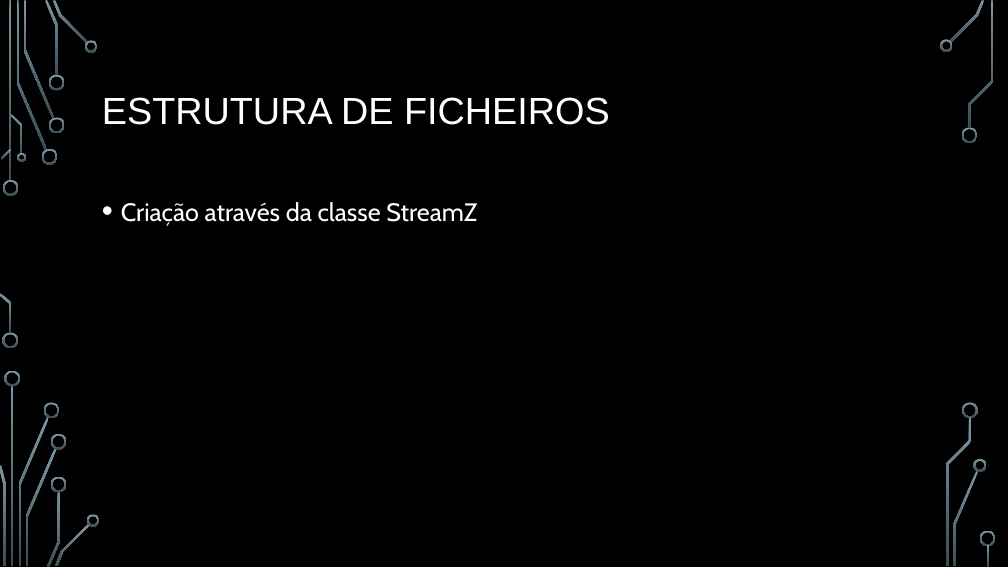
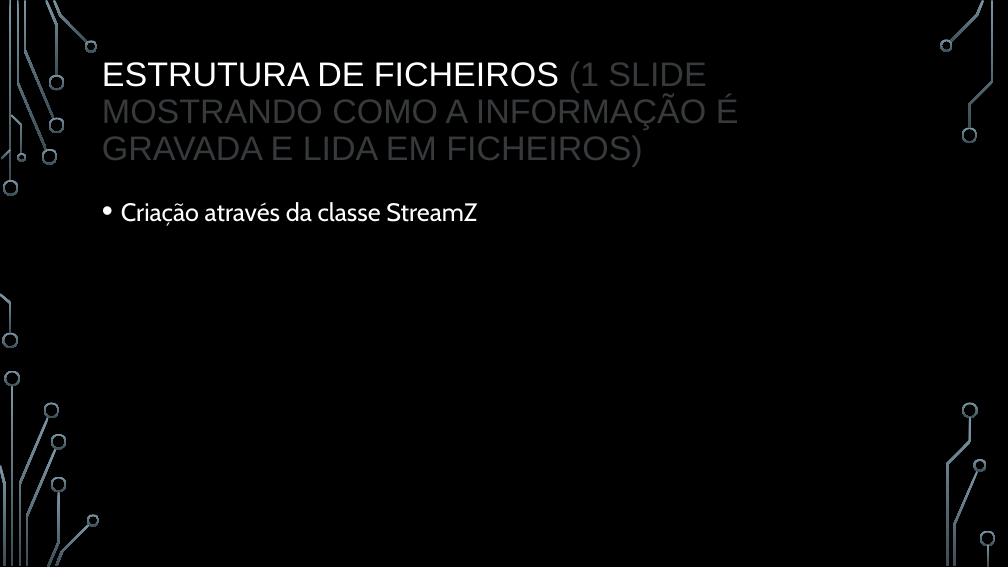
Before and after one commit to BrunoRosendo/StreamZ-AEDA-proj-, a slide deck: slide 7 of StreamZ.pptx (slide 6 before the commit). Drawn at 1008x567 pixels with LibreOffice and Linux fonts; fonts in the diff are those of the drawing; background and template pictures are left out. Boxes give left, top, right and bottom in pixels: in the first picture for what was removed or moved away, otherwise in the second. Text is boxed around its words. In the diff, an @@ line names an element or a change of style, - is before the commit and + after.

```diff
--- a/StreamZ.pptx
+++ b/StreamZ.pptx
@@ title at [102, 62, 739, 166]: text changed; size 36 to 32.4 pt; text colour #FFFFFF to #373A3C @@
-ESTRUTURA DE FICHEIROS
+ESTRUTURA DE FICHEIROS (1 SLIDE MOSTRANDO COMO A INFORMAÇÃO É GRAVADA E LIDA EM FICHEIROS)
```
Also in this commit, not shown: 4 other slides changed, 2 slides added, 1 slide removed.
